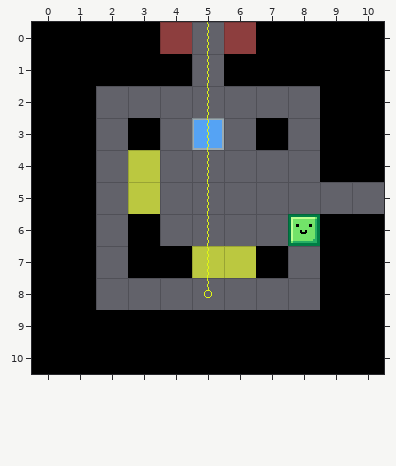
Tiled map (JSON) -- Assets/Level_Editor/TileMap/Room_39.tmj. This is how it looked before the edit.
Cells are 32x32 px. Shown: x 0..10, y 0..10.
And afterwards:
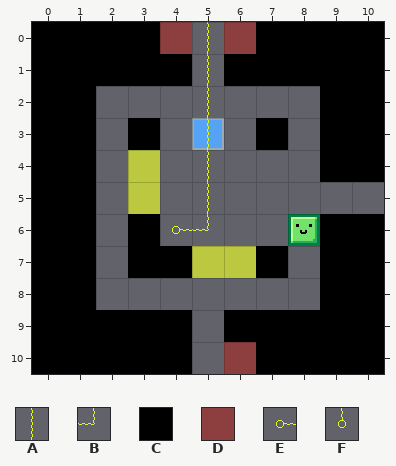
Key: from "tileSet": A 15, B 27, C 33, D 34, E 35, F 47.
_ is an empty cell.
Changes in this commit:
Layer "Blocks":
Tile D replaces tile C in row 10 at x 6.
Tile C is removed in rows 9 to 10 at x 5.
Layer "Overlay":
Tile B replaces tile A in row 6 at x 5.
Tile E is added in row 6 at x 4.
Tile A is removed in row 7 at x 5.
Tile F is removed in row 8 at x 5.
Boxes around the changes in both pictures, in picture pixels (x1, y1, x2, y2):
changed: (172, 216, 256, 374)
